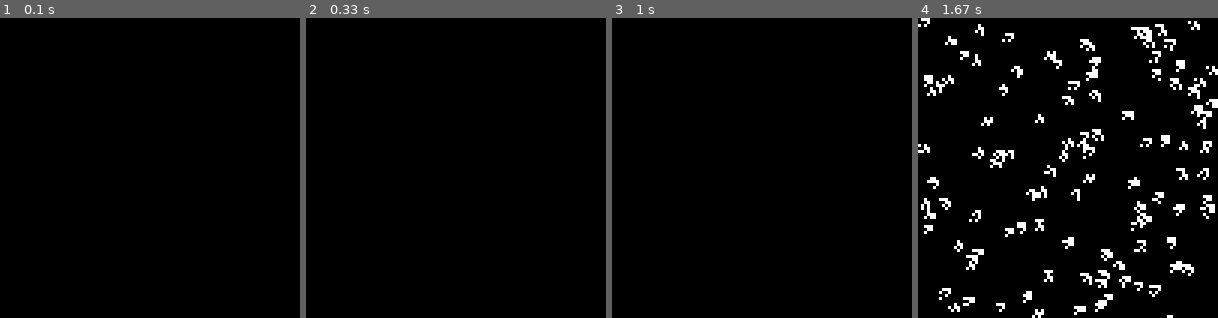
Above: before the commit, frames 1-4 (left to right).
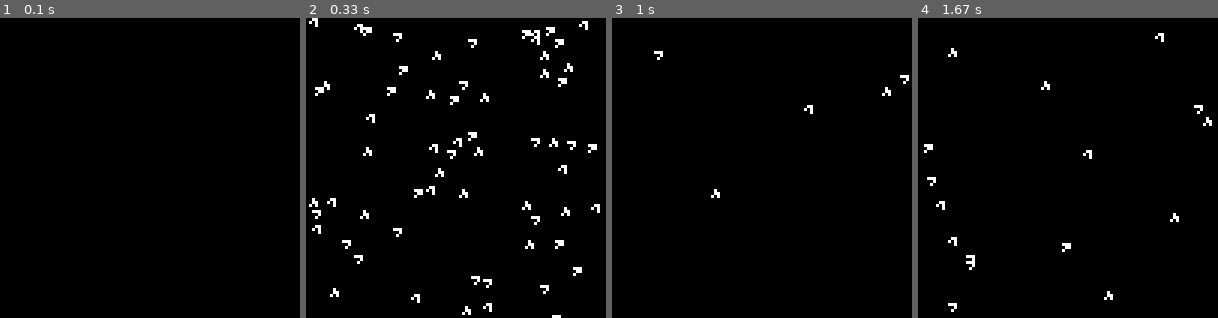
Above: after the commit, the same moments.

Repository: Olivverde/Lab04-GC
Game: pygame game, started from pygameLab.py
Two runs of this game, one before a commit and one after it. Both use one fixed random seed, a clock stepped at 60 frames per second and the inputs below.
Inputs:
- Up to frame 1 (0.1 s): no input
- Up to frame 2 (0.33 s): no input
- Up to frame 3 (1 s): no input
- Up to frame 4 (1.67 s): no input

Frame 1 is identical in both runs. In frame 2, 3.2% of the frame differs, in the area x 1-98%, y 0-100%; in frame 3, 0.2%; in frame 4, 8.1%, in the area x 0-100%, y 0-100%.

Commit message:
Best possible try so far

Diff:
--- a/pygameLab.py
+++ b/pygameLab.py
@@ -14,7 +14,7 @@
         self.frames = []
         self.flag = False
         self.bgColor = (0,0,0)
-        for i in range(115):
+        for i in range(150):
             self.alive.append(list((random.randint(0, self.width),random.randint(0, self.height))))
 
     def copy(self):
@@ -100,6 +100,32 @@
     def clear(self):
         self.screen.fill((0,0,0))
 
+    def printOut(self):
+
+        for i in self.alive:
+
+            localFlag = 0
+            self.x = i[0]
+            self.y = i[1]
+
+            self.spaceship(self.x, self.y)
+
+            newX = self.x + random.randint(-1, 1)
+            newY = self.y + random.randint(-1, 1)
+
+            while True:
+                if self.state:
+                    if not ((newX > self.width) or (newX < 0) or (newY > self.height) or (newY < 0)):
+                        i[0] = newX
+                        i[1] = newY
+                        break
+
+                    else:
+                        newX = self.x + random.randint(-1, 1)
+                        newY = self.y + random.randint(-1, 1)
+                else:
+                    break
+
     def render(self):
 
         if len(self.dead) != 0:
@@ -129,9 +155,7 @@
 
                 if (localFlag < 2) or (localFlag > 3):
                     self.alive_aux.append(cell)
-                    print(localFlag, 'alive')
-                else:
-                    print(localFlag, 'alive HERE')
+
 
             for aux_cell in self.alive_aux:
                 self.dead.append(aux_cell)
@@ -139,69 +163,16 @@
             self.alive_aux = []
             self.limits = []
 
-        for i in self.alive:
+        #self.printOut()
 
-            localFlag = 0
-            self.x = i[0]
-            self.y = i[1]
-
-            self.spaceship(self.x, self.y)
-
-            newX = self.x + random.randint(-1, 1)
-            newY = self.y + random.randint(-1, 1)
-
-            while True:
-                if self.state:
-                    if not ((newX > self.width) or (newX < 0) or (newY > self.height) or (newY < 0)):
-                        i[0] = newX
-                        i[1] = newY
-                        break
-
-                    else:
-                        newX = self.x + random.randint(-1, 1)
-                        newY = self.y + random.randint(-1, 1)
-                else:
-                    break
-
-        """-----------------------------------------------------------"""
         for dead_cell in self.dead_aux:
-            print(len(self.dead_aux))
             self.alive.append(dead_cell)
             self.dead.remove(dead_cell)
         self.dead_aux = []
         self.limits = []
 
-
-        for i in self.alive:
-
-            localFlag = 0
-            self.x = i[0]
-            self.y = i[1]
-
-            self.spaceship(self.x, self.y)
-
-            newX = self.x + random.randint(-1, 1)
-            newY = self.y + random.randint(-1, 1)
-
-            while True:
-                if self.state:
-                    if not ((newX > self.width) or (newX < 0) or (newY > self.height) or (newY < 0)):
-                        i[0] = newX
-                        i[1] = newY
-                        break
-
-                    else:
-                        newX = self.x + random.randint(-1, 1)
-                        newY = self.y + random.randint(-1, 1)
-                else:
-                    break
-
+        self.printOut()
         self.flag = True
-        print(len(self.alive),len(self.dead))
-
-
-
-
 
 pygame.init()
 screen =pygame.display.set_mode((100,100))
@@ -210,7 +181,7 @@
 
 while True:
 
-    pygame.time.delay(1000)
+    pygame.time.delay(100)
     r.copy()
     r.clear()
     r.render()
